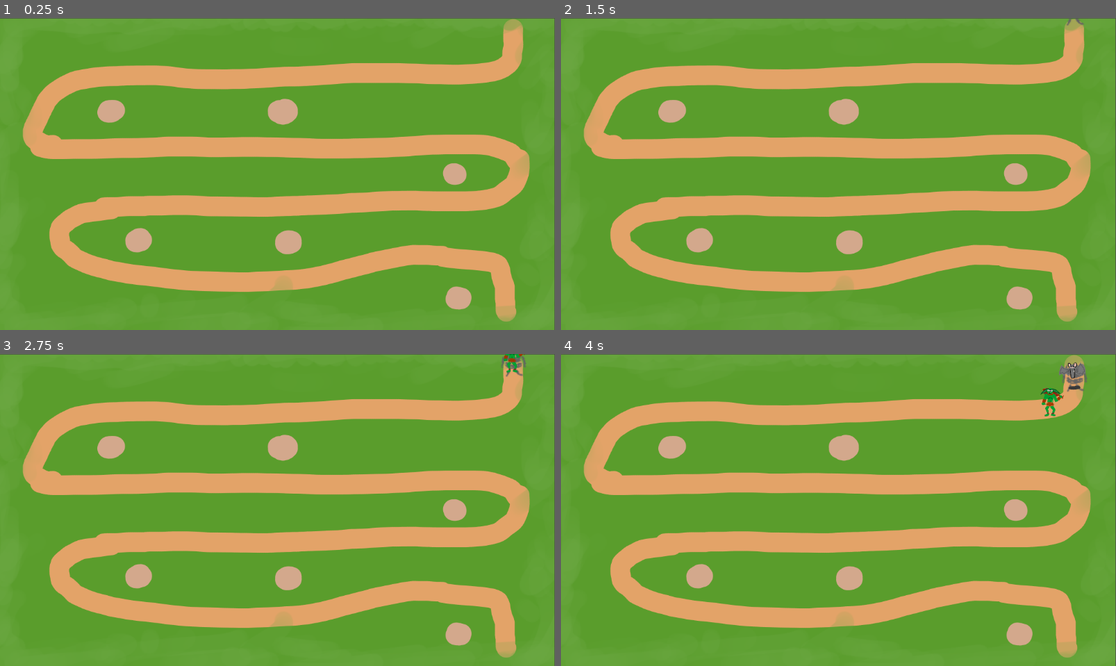
Above: before the commit, frames 1-4 (two rows, left to right).
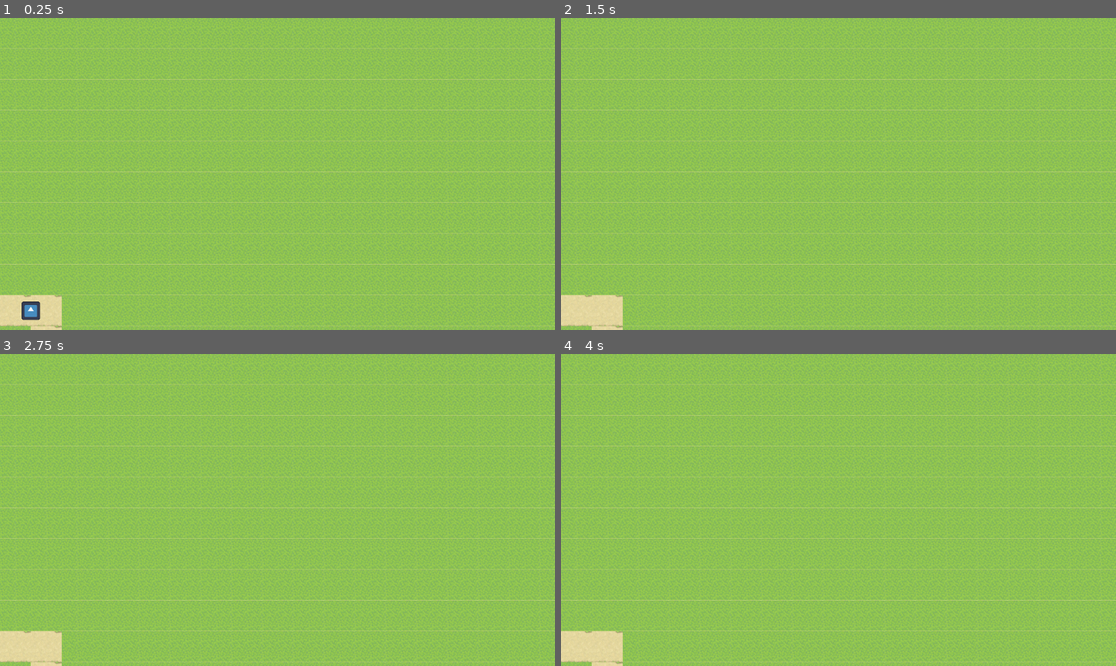
Above: after the commit, the same moments.

Repository: willNP/Tower-Defense
Game: Godot game, scene res://Scenes/main.tscn
The game is run twice, just before and just after one commit, with the same random seed, the same clock (stepped at 60 frames per second) and the same inputs. The engine's default icon, where the game draws it, is replaced by a stand-in: a white triangle on a blue panel in a dark square.
Inputs:
- Up to frame 1 (0.25 s): no input
- Up to frame 2 (1.5 s): tap Enter at 1.25 s
- Up to frame 3 (2.75 s): tap Space at 2 s
- Up to frame 4 (4 s): no input

The runs differ from the first frame. In frame 1, 100% of the frame differs, in the area x 0-100%, y 0-100%; in frame 2, 100%; in frame 3, 100%; in frame 4, 100%.

Commit message:
mundo generado con path incluido

Diff:
--- a/Scenes/main.tscn
+++ b/Scenes/main.tscn
@@ -1,22 +1,9 @@
-[gd_scene load_steps=5 format=3 uid="uid://38rv2wi815l6"]
+[gd_scene load_steps=3 format=3 uid="uid://38rv2wi815l6"]
 
-[ext_resource type="Texture2D" uid="uid://cxtmsp7fdr7gk" path="res://Resources/Images/Maps/Mapa.png" id="1_jjgbg"]
 [ext_resource type="Script" uid="uid://15x74pthel1f" path="res://Scripts/Enemies/path_2d.gd" id="2_8gbba"]
-[ext_resource type="Script" uid="uid://dnm6053v72yab" path="res://Scripts/Resources/Maps/map1.gd" id="3_8gbba"]
-
-[sub_resource type="Curve2D" id="Curve2D_8gbba"]
-_data = {
-"points": PackedVector2Array(0, 0, 0, 0, 489, -347, 0, 0, 0, 0, 490, -238, 0, 0, 0, 0, 403, -207, 0, 0, 0, 0, 334, -209, 0, 0, 0, 0, 162, -212, 0, 0, 0, 0, 15, -202, 0, 0, 0, 0, -159, -199, 0, 0, 0, 0, -283, -209, 0, 0, 0, 0, -405, -196, 0, 0, 0, 0, -489, -144, 0, 0, 0, 0, -502, -73, 0, 0, 0, 0, -417, -53, 0, 0, 0, 0, -193, -54, 0, 0, 0, 0, 65, -53, 0, 0, 0, 0, 408, -67, 0, 0, 0, 0, 501, -28, 0, 0, 0, 0, 471, 52, 0, 0, 0, 0, 365, 62, 0, 0, 0, 0, 9, 63, 0, 0, 0, 0, -288, 63, 0, 0, 0, 0, -428, 92, 0, 0, 0, 0, -458, 144, 0, 0, 0, 0, -388, 187, 0, 0, 0, 0, -199, 224, 0, 0, 0, 0, -22, 226, 0, 0, 0, 0, 123, 205, 0, 0, 0, 0, 278, 170, 0, 0, 0, 0, 447, 184, 0, 0, 0, 0, 468, 252, 0, 0, 0, 0, 474, 340)
-}
-point_count = 30
+[ext_resource type="PackedScene" uid="uid://caunlx5o7tovi" path="res://Scenes/map_generation.tscn" id="2_bo1nx"]
 
 [node name="Main" type="Node2D"]
 script = ExtResource("2_8gbba")
 
-[node name="map" type="Sprite2D" parent="."]
-position = Vector2(575, 325)
-texture = ExtResource("1_jjgbg")
-
-[node name="Path2D" type="Path2D" parent="map"]
-curve = SubResource("Curve2D_8gbba")
-script = ExtResource("3_8gbba")
+[node name="MapGeneration" parent="." instance=ExtResource("2_bo1nx")]
--- /dev/null
+++ b/Scenes/map_generation.tscn
@@ -0,0 +1,6 @@
+[gd_scene load_steps=2 format=3 uid="uid://caunlx5o7tovi"]
+
+[ext_resource type="Script" uid="uid://4mrxuuoybahc" path="res://Scripts/map_generation.gd" id="1_b72tm"]
+
+[node name="MapGeneration" type="Node2D"]
+script = ExtResource("1_b72tm")
--- /dev/null
+++ b/Scripts/Map/map_data.gd
@@ -0,0 +1,25 @@
+class_name MapData
+extends RefCounted
+
+
+var grid: Array = []
+var path_points: Array[Vector2] = []
+
+
+func set_grid(value: Array) -> void:
+	grid = value
+
+
+func set_path_points(points: Array) -> void:
+	path_points.clear()
+	for point in points:
+		if point is Vector2:
+			path_points.append(point)
+
+
+func get_grid() -> Array:
+	return grid
+
+
+func get_path_points() -> Array[Vector2]:
+	return path_points
--- /dev/null
+++ b/Scripts/Map/map_generator.gd
@@ -0,0 +1,96 @@
+class_name MapGenerator
+extends RefCounted
+
+
+var _rng: RandomNumberGenerator = RandomNumberGenerator.new()
+
+
+func randomize(seed: int = 0, use_seed: bool = false) -> void:
+	if use_seed:
+		_rng.seed = seed
+	else:
+		_rng.randomize()
+
+
+func generate(width: int, height: int, params: Dictionary) -> MapData:
+	var max_horizontal_steps: int = params.get("max_horizontal_steps", 3)
+	var max_vertical_steps: int = params.get("max_vertical_steps", 4)
+	var border_margin: int = params.get("border_margin", 1)
+	var start_center_columns: int = params.get("start_center_columns", 6)
+	var start_center_band: int = params.get("start_center_band", 6)
+
+	if width <= 0 or height <= 0:
+		push_warning("MapGenerator: width and height must be positive values.")
+		return MapData.new()
+
+	var map: Array = []
+	var path_points: Array[Vector2] = []
+
+	for _y in range(height):
+		var row: Array[int] = []
+		for _x in range(width):
+			row.append(0)
+		map.append(row)
+
+	var min_y: int = max(0, border_margin)
+	var max_y: int = min(height - 1, height - 1 - border_margin)
+
+	var center_y: int = int(height / 2)
+	var band_half: int = int(start_center_band / 2)
+	var start_min_y: int = int(clamp(center_y - band_half, min_y, max_y))
+	var start_max_y: int = int(clamp(center_y + band_half, min_y, max_y))
+	if start_min_y > start_max_y:
+		start_min_y = start_max_y
+
+	var x: int = 0
+	var y: int = _rng.randi_range(start_min_y, start_max_y)
+	map[y][x] = 1
+	_append_path_point(path_points, x, y)
+
+	while x < width - 1:
+		var right_steps: int = _rng.randi_range(1, max_horizontal_steps)
+		for _i in range(right_steps):
+			if x >= width - 1:
+				break
+			x += 1
+			map[y][x] = 1
+			_append_path_point(path_points, x, y)
+
+		if x >= width - 1:
+			break
+
+		var vertical_directions: Array[int] = []
+		if y > min_y:
+			vertical_directions.append(-1)
+		if y < max_y:
+			vertical_directions.append(1)
+
+		if vertical_directions.is_empty():
+			continue
+
+		var vertical_steps: int = _rng.randi_range(1, max_vertical_steps)
+		var direction: int = vertical_directions[_rng.randi_range(0, vertical_directions.size() - 1)]
+		for _j in range(vertical_steps):
+			var next_y: int = y + direction
+			if next_y < min_y or next_y > max_y:
+				break
+
+			if x < start_center_columns:
+				var within_band: bool = next_y >= start_min_y and next_y <= start_max_y
+				if not within_band:
+					break
+
+			y = next_y
+			map[y][x] = 1
+			_append_path_point(path_points, x, y)
+
+	var data: MapData = MapData.new()
+	data.set_grid(map)
+	data.set_path_points(path_points)
+	return data
+
+
+func _append_path_point(path_points: Array[Vector2], x: int, y: int) -> void:
+	var point: Vector2 = Vector2(x, y)
+	if path_points.is_empty() or path_points[path_points.size() - 1] != point:
+		path_points.append(point)
--- /dev/null
+++ b/Scripts/Map/path_controller.gd
@@ -0,0 +1,163 @@
+class_name PathController
+extends RefCounted
+
+
+var parent: Node
+var tile_size: int = 64
+var path_node_name: String = "MobPath"
+var icon_texture: Texture2D
+var icon_scale: float = 0.3
+var show_debug_icon: bool = true
+var show_path: bool = true
+
+var _path_node: Path2D
+var _path_follow: PathFollow2D
+var _debug_icon: Sprite2D
+var _debug_tween: Tween
+
+
+func setup(parent_node: Node, config: Dictionary) -> void:
+	parent = parent_node
+	tile_size = config.get("tile_size", tile_size)
+	path_node_name = config.get("path_node_name", path_node_name)
+	icon_texture = config.get("icon_texture", icon_texture)
+	icon_scale = config.get("icon_scale", icon_scale)
+	show_debug_icon = config.get("show_debug_icon", show_debug_icon)
+	show_path = config.get("show_path", show_path)
+
+	_ensure_path_node()
+	if not show_debug_icon:
+		_remove_debug_icon()
+
+
+func update_path(points: Array[Vector2]) -> void:
+	_ensure_path_node()
+
+	var curve: Curve2D = Curve2D.new()
+	for point in points:
+		if not (point is Vector2):
+			continue
+		var position: Vector2 = (point + Vector2(0.5, 0.5)) * tile_size
+		curve.add_point(position)
+
+	_path_node.curve = curve
+	_path_node.visible = show_path
+
+	if show_debug_icon:
+		_update_debug_icon(curve)
+	else:
+		_remove_debug_icon()
+
+
+func get_path_curve() -> Curve2D:
+	_ensure_path_node()
+	return _path_node.curve
+
+
+func get_path_node() -> Path2D:
+	_ensure_path_node()
+	return _path_node
+
+
+func _ensure_path_node() -> void:
+	if _path_node and is_instance_valid(_path_node):
+		_path_node.visible = show_path
+		_path_node.z_as_relative = false
+		_path_node.z_index = 100
+		return
+
+	if parent == null:
+		return
+
+	_path_node = parent.get_node_or_null(path_node_name)
+	if _path_node == null:
+		_path_node = Path2D.new()
+		_path_node.name = path_node_name
+		parent.add_child(_path_node)
+
+	_path_node.visible = show_path
+	_path_node.z_as_relative = false
+	_path_node.z_index = 100
+
+
+func _update_debug_icon(curve: Curve2D) -> void:
+	_ensure_debug_icon()
+	if _path_follow == null:
+		return
+
+	if _debug_tween and _debug_tween.is_running():
+		_debug_tween.kill()
+
+	if curve == null or curve.get_point_count() == 0:
+		_path_follow.progress_ratio = 0.0
+		return
+
+	_path_follow.progress_ratio = 0.0
+
+	var path_length: float = curve.get_baked_length()
+	var duration: float = max(path_length / float(tile_size) * 0.5, 1.5)
+
+	if parent:
+		_debug_tween = parent.create_tween()
+		_debug_tween.tween_property(_path_follow, "progress_ratio", 1.0, duration)
+
+
+func _ensure_debug_icon() -> void:
+	if not show_debug_icon:
+		_remove_debug_icon()
+		return
+
+	if _path_follow and is_instance_valid(_path_follow):
+		if _path_follow.get_parent() != _path_node and _path_node:
+			_path_follow.get_parent().remove_child(_path_follow)
+			_path_node.add_child(_path_follow)
+		_path_follow.z_as_relative = false
+		_path_follow.z_index = 101
+		_ensure_icon_node()
+		return
+
+	if _path_node == null:
+		return
+
+	_path_follow = PathFollow2D.new()
+	_path_follow.name = "DebugPathFollow"
+	_path_follow.rotates = false
+	_path_follow.loop = false
+	_path_follow.z_as_relative = false
+	_path_follow.z_index = 101
+
+	_ensure_icon_node()
+
+	_path_node.add_child(_path_follow)
+
+
+func _ensure_icon_node() -> void:
+	if _debug_icon and is_instance_valid(_debug_icon):
+		_debug_icon.visible = true
+		_debug_icon.z_as_relative = false
+		_debug_icon.z_index = 102
+		return
+
+	if icon_texture == null:
+		return
+
+	_debug_icon = Sprite2D.new()
+	_debug_icon.texture = icon_texture
+	_debug_icon.centered = true
+	_debug_icon.scale = Vector2(icon_scale, icon_scale)
+	_debug_icon.z_as_relative = false
+	_debug_icon.z_index = 102
+	_path_follow.add_child(_debug_icon)
+
+
+func _remove_debug_icon() -> void:
+	if _debug_tween and _debug_tween.is_running():
+		_debug_tween.kill()
+
+	if _debug_icon and is_instance_valid(_debug_icon):
+		_debug_icon.queue_free()
+	_debug_icon = null
+
+	if _path_follow and is_instance_valid(_path_follow):
+		_path_follow.queue_free()
+	_path_follow = null
--- /dev/null
+++ b/Scripts/Map/tile_renderer.gd
@@ -0,0 +1,48 @@
+class_name TileRenderer
+extends RefCounted
+
+
+var _tiles: Array[Node] = []
+
+
+func clear() -> void:
+	for tile in _tiles:
+		if tile and is_instance_valid(tile):
+			tile.queue_free()
+	_tiles.clear()
+
+
+func render(parent: Node, grid: Array, tile_size: int, grass_texture: Texture2D, path_texture: Texture2D) -> void:
+	clear()
+
+	for y in range(grid.size()):
+		var row: Array = grid[y]
+		if typeof(row) != TYPE_ARRAY:
+			continue
+
+		for x in range(row.size()):
+			var tile_value: int = row[x]
+			var tile_texture: Texture2D = _resolve_texture(tile_value, grass_texture, path_texture)
+			if tile_texture == null:
+				continue
+
+			var sprite: Sprite2D = Sprite2D.new()
+			sprite.texture = tile_texture
+			sprite.centered = false
+			sprite.scale = Vector2(
+				tile_size / float(tile_texture.get_width()),
+				tile_size / float(tile_texture.get_height())
+			)
+			sprite.position = Vector2(x, y) * tile_size
+			parent.add_child(sprite)
+			_tiles.append(sprite)
+
+
+func _resolve_texture(tile_value: int, grass_texture: Texture2D, path_texture: Texture2D) -> Texture2D:
+	match tile_value:
+		0:
+			return grass_texture
+		1:
+			return path_texture
+		_:
+			return null
--- /dev/null
+++ b/Scripts/map_generation.gd
@@ -0,0 +1,109 @@
+class_name MapManager
+extends Node2D
+
+
+signal path_updated(curve: Curve2D, path_points: Array[Vector2])
+
+
+@export_group("Map Dimensions")
+@export var tile_size: int = 64
+@export var map_width: int = 39
+@export var map_height: int = 24
+
+@export_group("Path Shape")
+@export var max_horizontal_steps: int = 3
+@export var max_vertical_steps: int = 4
+@export var border_margin: int = 1
+@export var start_center_columns: int = 6
+@export var start_center_band: int = 6
+
+@export_group("Visuals")
+@export var grass_texture: Texture2D = preload("res://Resources/Images/Maps/grass.png")
+@export var path_texture: Texture2D = preload("res://Resources/Images/Maps/path.png")
+@export var show_path: bool = true
+@export var show_debug_icon: bool = true
+@export var debug_icon_scale: float = 0.3
+@export var debug_icon_texture: Texture2D = preload("res://icon.svg")
+
+@export_group("Path Nodes")
+@export var path_node_name: String = "MobPath"
+
+var _map_generator: MapGenerator = MapGenerator.new()
+var _tile_renderer: TileRenderer = TileRenderer.new()
+var _path_controller: PathController = PathController.new()
+var _map_data: MapData
+
+
+func _ready() -> void:
+	_map_generator.randomize()
+	_configure_path_controller()
+	generate_map()
+
+
+func generate_map(seed: int = 0, use_seed: bool = false) -> void:
+	_configure_path_controller()
+	_map_generator.randomize(seed, use_seed)
+	_map_data = _map_generator.generate(map_width, map_height, _generator_params())
+
+	if _map_data == null:
+		return
+
+	var grid: Array = _map_data.get_grid()
+	_tile_renderer.render(self, grid, tile_size, grass_texture, path_texture)
+
+	var path_points: Array[Vector2] = _map_data.get_path_points()
+	_path_controller.update_path(path_points)
+	var current_curve: Curve2D = _path_controller.get_path_curve()
+	path_updated.emit(current_curve, path_points)
+
+
+func regenerate_with_seed(seed: int) -> void:
+	generate_map(seed, true)
+
+
+func regenerate_random() -> void:
+	generate_map()
+
+
+func clear_tiles() -> void:
+	_tile_renderer.clear()
+
+
+func get_map_data() -> MapData:
+	return _map_data
+
+
+func get_path_points() -> Array[Vector2]:
+	if _map_data:
+		return _map_data.get_path_points()
+	return [] as Array[Vector2]
+
+
+func get_path_curve() -> Curve2D:
+	return _path_controller.get_path_curve()
+
+
+func get_path_node() -> Path2D:
+	return _path_controller.get_path_node()
+
+
+func _configure_path_controller() -> void:
+	var config: Dictionary = {
+		"tile_size": tile_size,
+		"path_node_name": path_node_name,
+		"icon_texture": debug_icon_texture,
+		"icon_scale": debug_icon_scale,
+		"show_debug_icon": show_debug_icon,
+		"show_path": show_path
+	}
+	_path_controller.setup(self, config)
+
+
+func _generator_params() -> Dictionary:
+	return {
+		"max_horizontal_steps": max_horizontal_steps,
+		"max_vertical_steps": max_vertical_steps,
+		"border_margin": border_margin,
+		"start_center_columns": start_center_columns,
+		"start_center_band": start_center_band
+	}
--- a/project.godot
+++ b/project.godot
@@ -14,3 +14,7 @@
 run/main_scene="uid://38rv2wi815l6"
 config/features=PackedStringArray("4.5", "Forward Plus")
 config/icon="res://icon.svg"
+
+[display]
+
+window/size/mode=2
Not shown, changed: Resources/Images/Enemies/Bat.png.import
Not shown, changed: Resources/Images/Enemies/Goblin 2.png.import
Not shown, changed: Resources/Images/Enemies/Goblin.png.import
Not shown, changed: Resources/Images/Enemies/Golem.png.import
Not shown, changed: Resources/Images/Enemies/bat 2.png.import
Binary file added: Resources/Images/Maps/grass.png
Not shown, changed: Resources/Images/Maps/grass.png.import
Binary file added: Resources/Images/Maps/path.png
Not shown, added: Resources/Images/Maps/path.png.import
Not shown, added: Scripts/Map/map_data.gd.uid
Not shown, added: Scripts/Map/map_generator.gd.uid
Not shown, added: Scripts/Map/path_controller.gd.uid
(and 7 more such lines)
